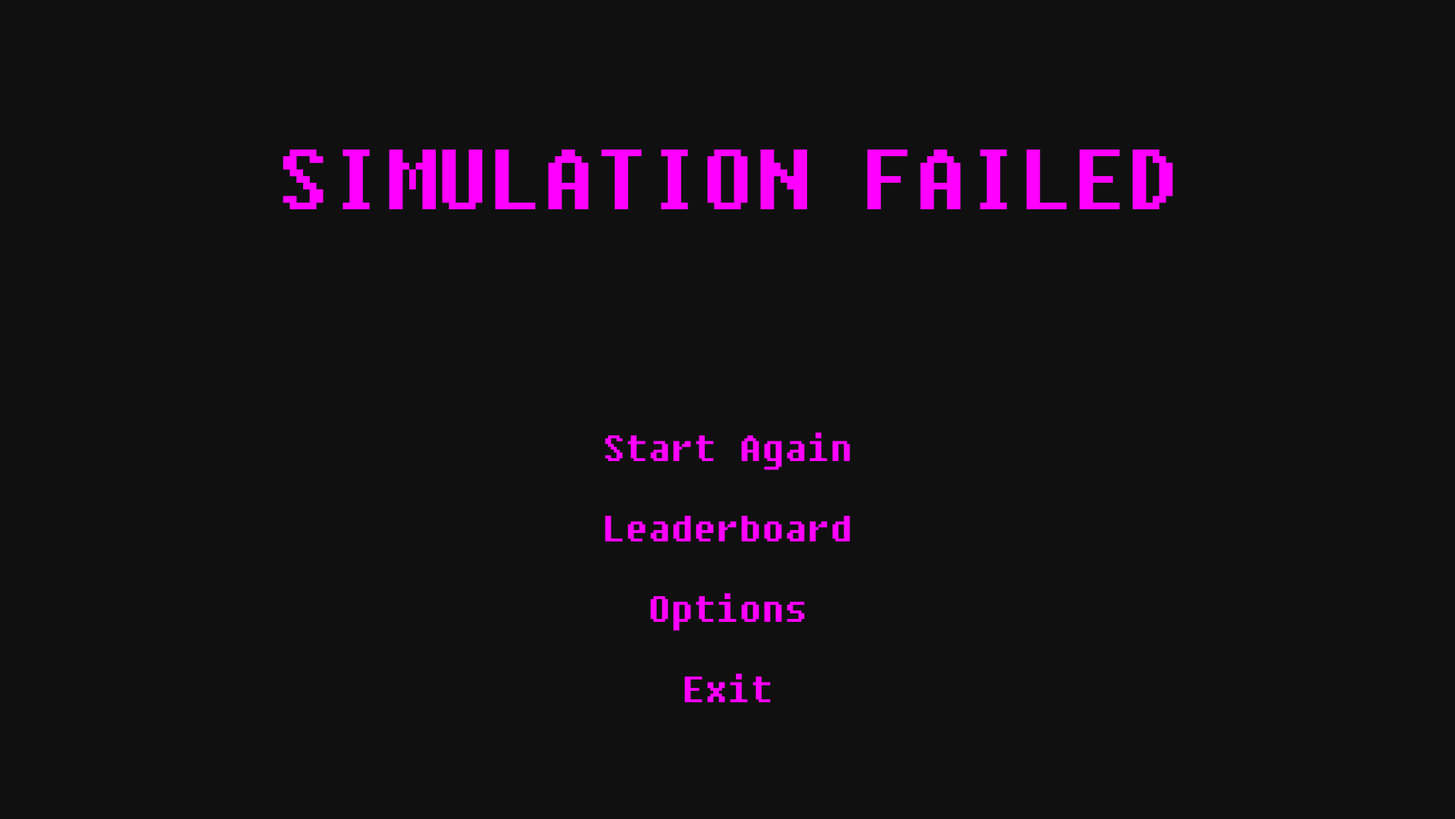
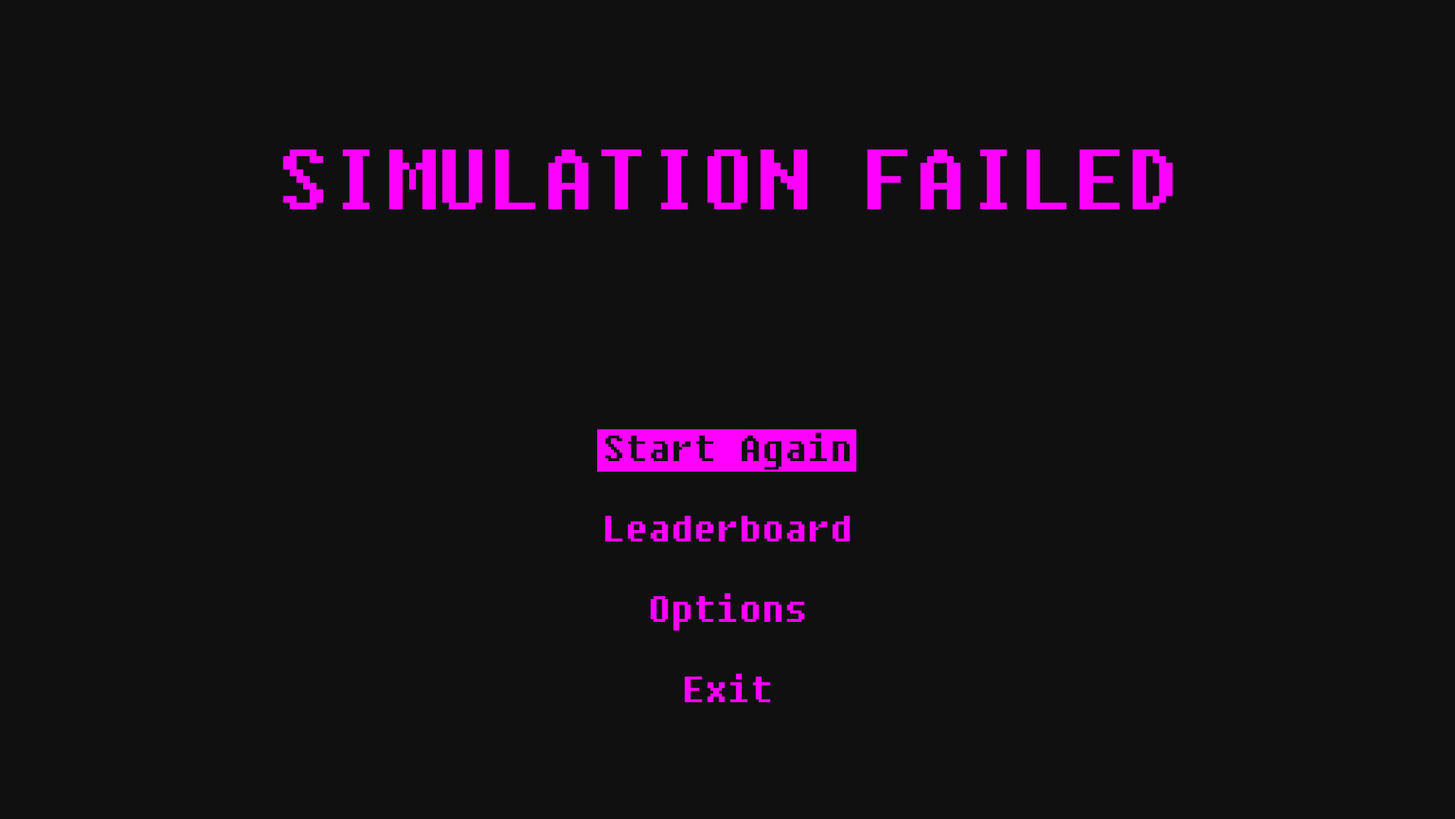
The second (1455, 819) image is a revision of the first. Changes to its layers:
showed "Start Again Hover" (1st of 2, in "Lose Screen" › "STart Again") over [597, 428, 857, 472]
